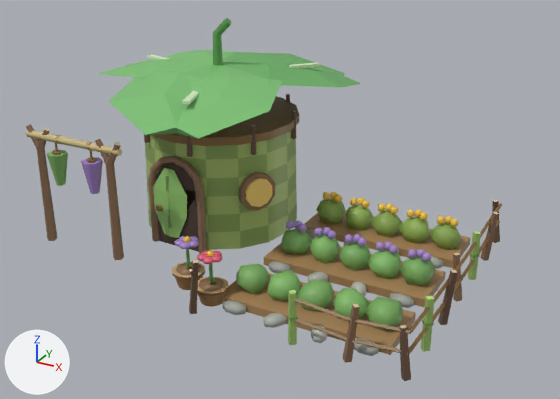
A saved change to the glTF model godot/art/models/herbalist.glb.
Rendered twice from a 50 mm camera at (2.41, -4.6, 2.66) aimed at (-0.05, -0.11, 0.41). Arrows for +X, +Y and +Z are at lower left; the lights stay in place. The picture after the commit comes second.

In view in the first picture: 'body', 'body_nh', 'body_nl'.
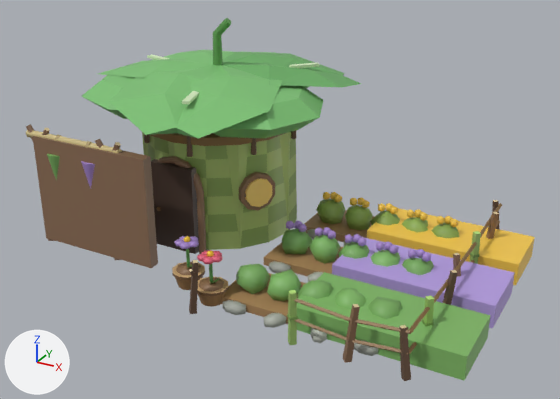
What changed in the scene script:
```text
Add me_body__far:
    me_body__far.from_pydata(...)  # 134 vertices, 232 faces; spans x -1.72..1.6, y -0.99..1.23, z 0.0..1.21
    me_body__far.materials.append(mat_defaultmaterial_001)
Add ob_body__far:
    ob_body__far = bpy.data.objects.new('body__far', me_body__far)
    ob_body__far.location = (0.0, 0.0, 0.0)
```

Boxes (x1, y1, x2, y2) around the edits, measured in the pictures (560 x 399 px):
'body__far', added: after (33, 52, 535, 381)
